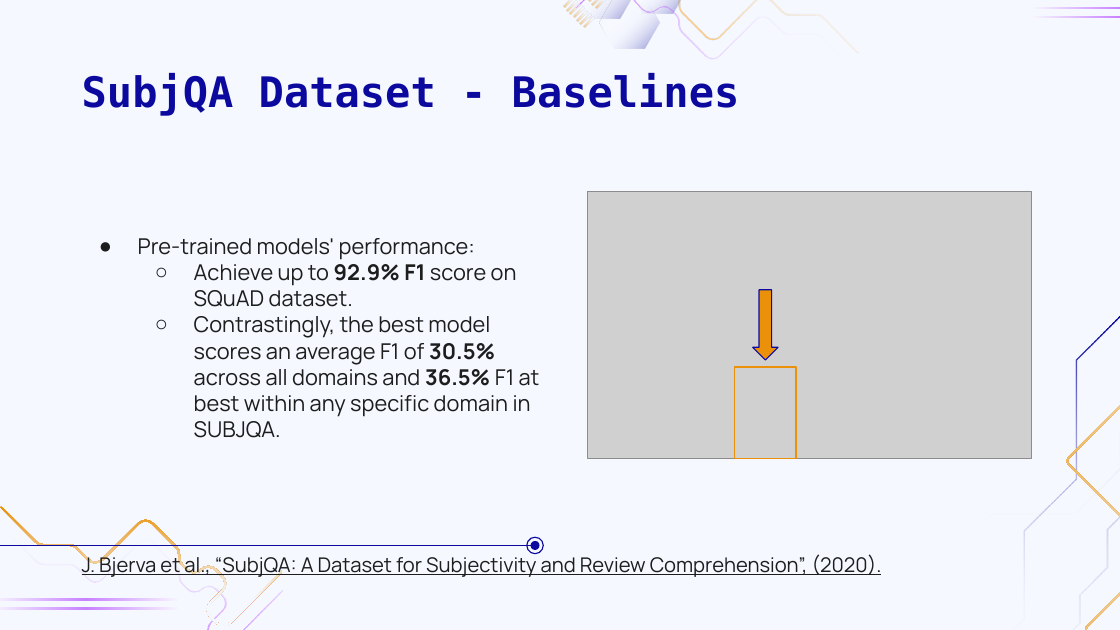
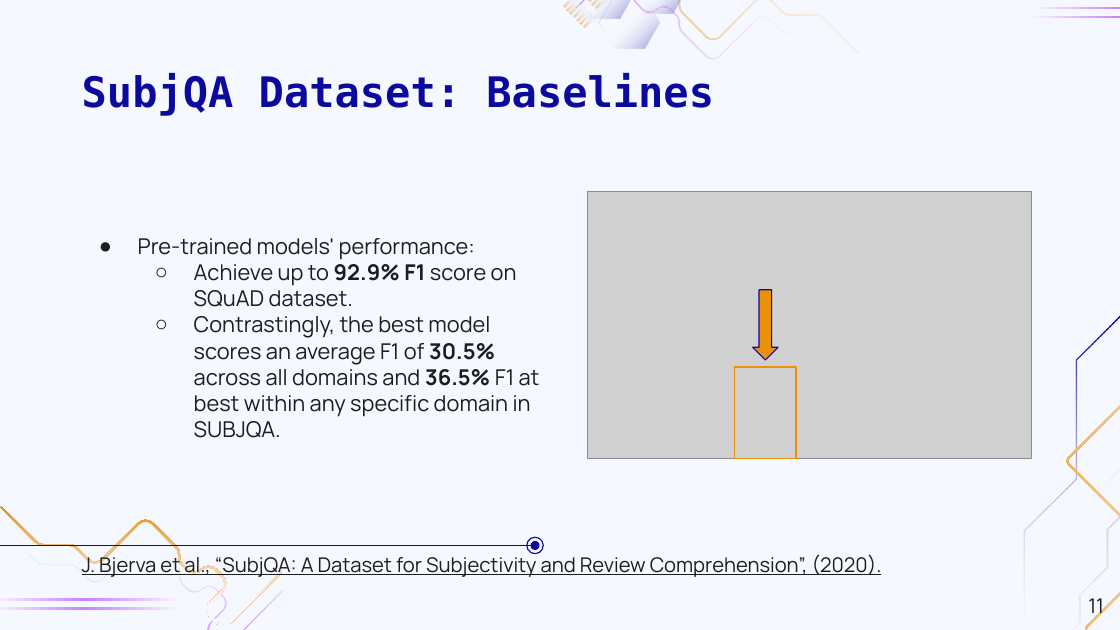
Before and after one commit to MarioAvolio/AI-Project, a slide deck: slide 11 of Question Answering.pptx. Drawn at 1120x630 pixels with LibreOffice and Linux fonts; fonts in the diff are those of the drawing; grey boxes stand for pictures; background and template pictures are left out. Boxes give left, top, right and bottom in pixels: in the first picture for what was removed or moved away, otherwise in the second. Text is boxed around its words. In the diff, an @@ line names an element or a change of style, - is before the commit and + after.

```diff
--- a/Question Answering.pptx
+++ b/Question Answering.pptx
@@ title at (82, 73, 714, 116): text changed @@
-SubjQA Dataset - Baselines
+SubjQA Dataset: Baselines
@@ page number added at (1088, 598, 1104, 620), 13 pt, text #1D1D1D @@
+11
```
Also in this commit, not shown: 46 other slides changed.
